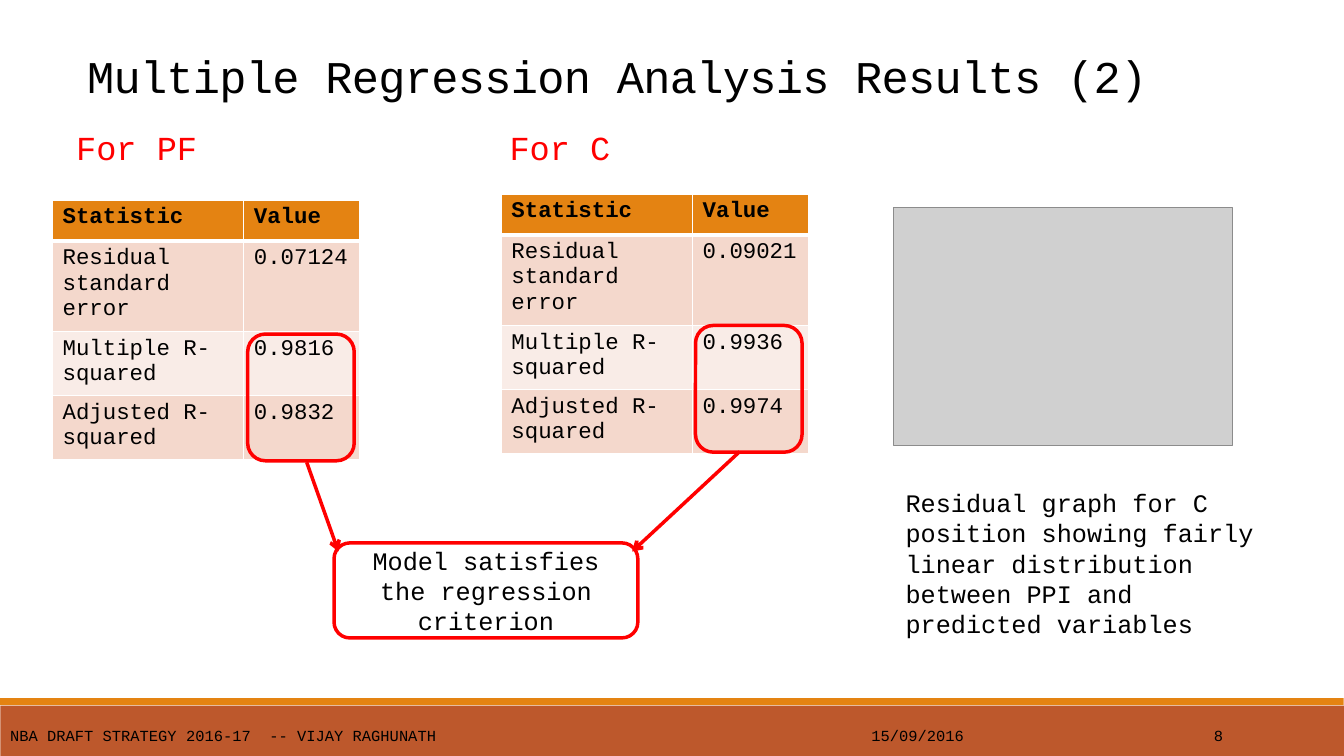
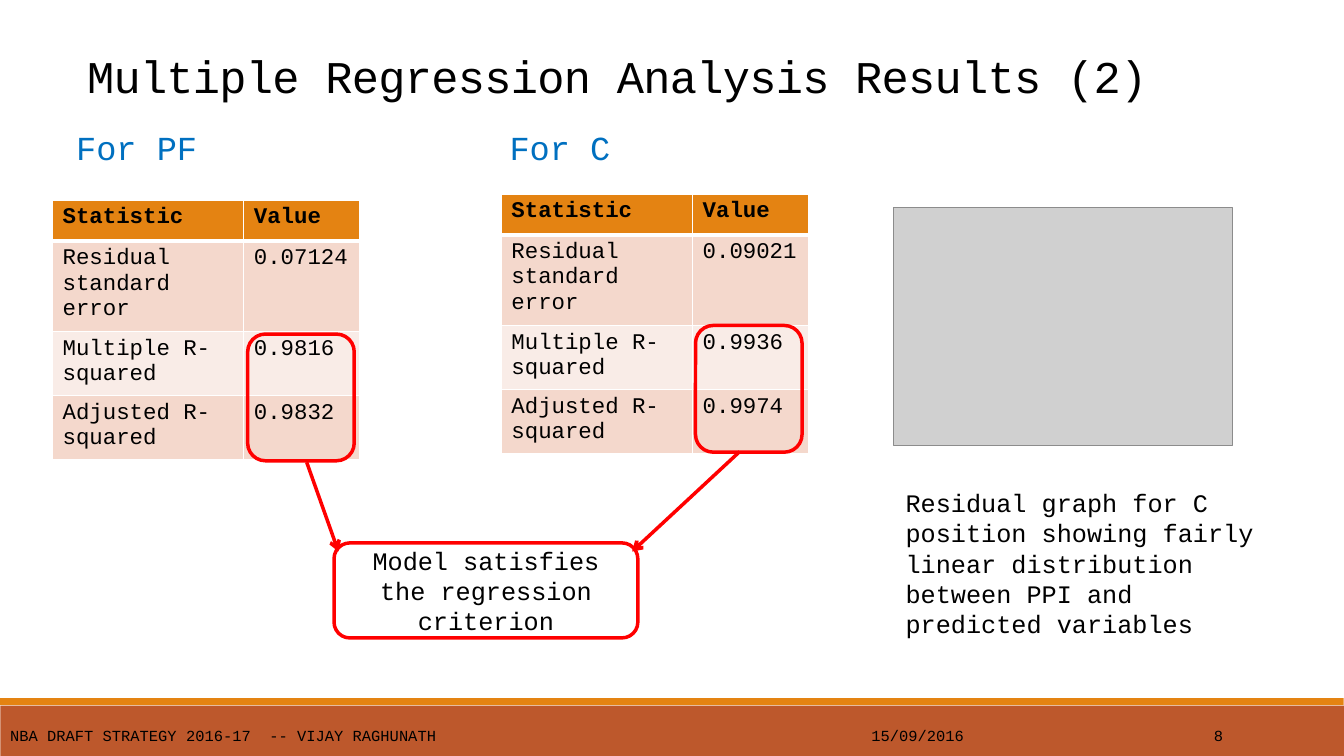
Before and after one commit to vijayr1912/NBA-scouting-draft, a slide deck: slide 9 of NBA-Draft-Scouting.pptx. Drawn at 1344x756 pixels with LibreOffice and Linux fonts; fonts in the diff are those of the drawing; grey boxes stand for pictures. Boxes give left, top, right and bottom in pixels: in the first picture for what was removed or moved away, otherwise in the second. Text is boxed around its words. In the diff, an @@ line names an element or a change of style, - is before the commit and + after.

```diff
--- a/NBA-Draft-Scouting.pptx
+++ b/NBA-Draft-Scouting.pptx
@@ text "For PF For C" at (x1=76, y1=137, x2=610, y2=161): text colour #FF0000 to #0070C0 @@
```
Also in this commit, not shown: 9 other slides changed, 1 slide added, 2 other files.
